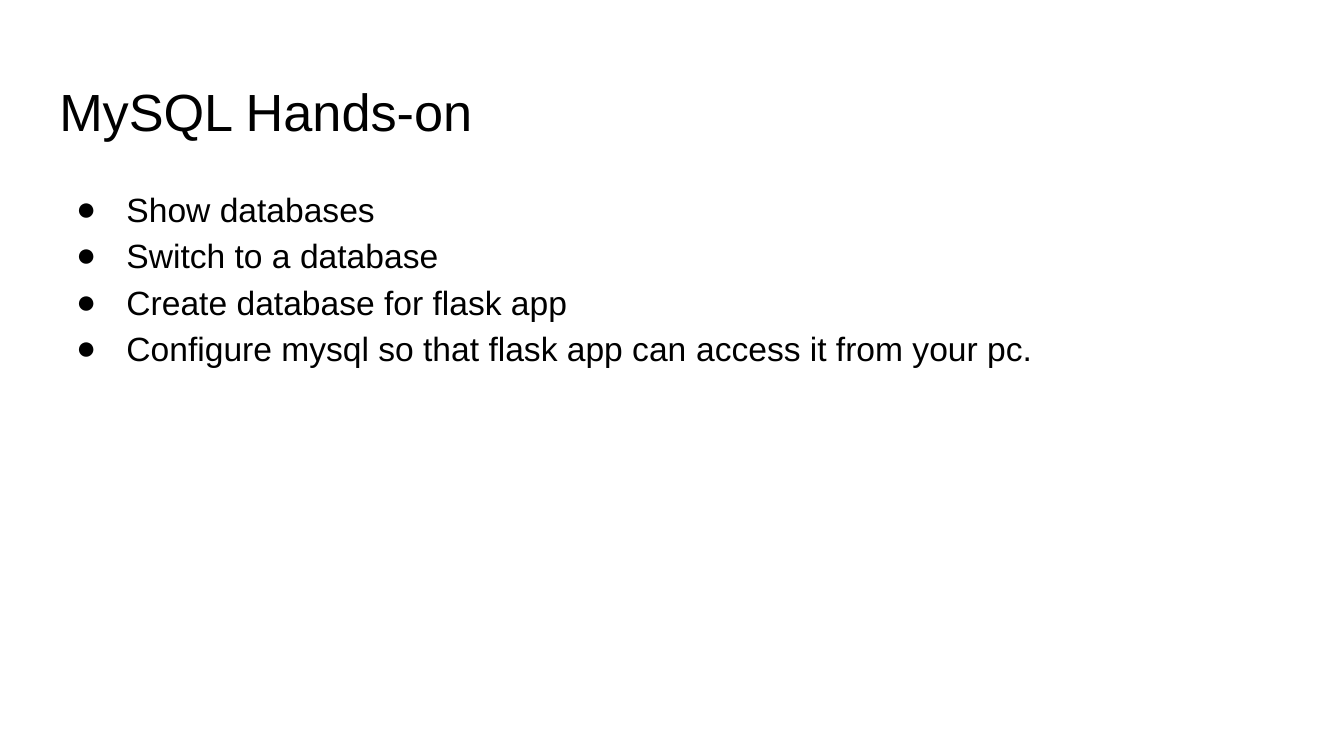
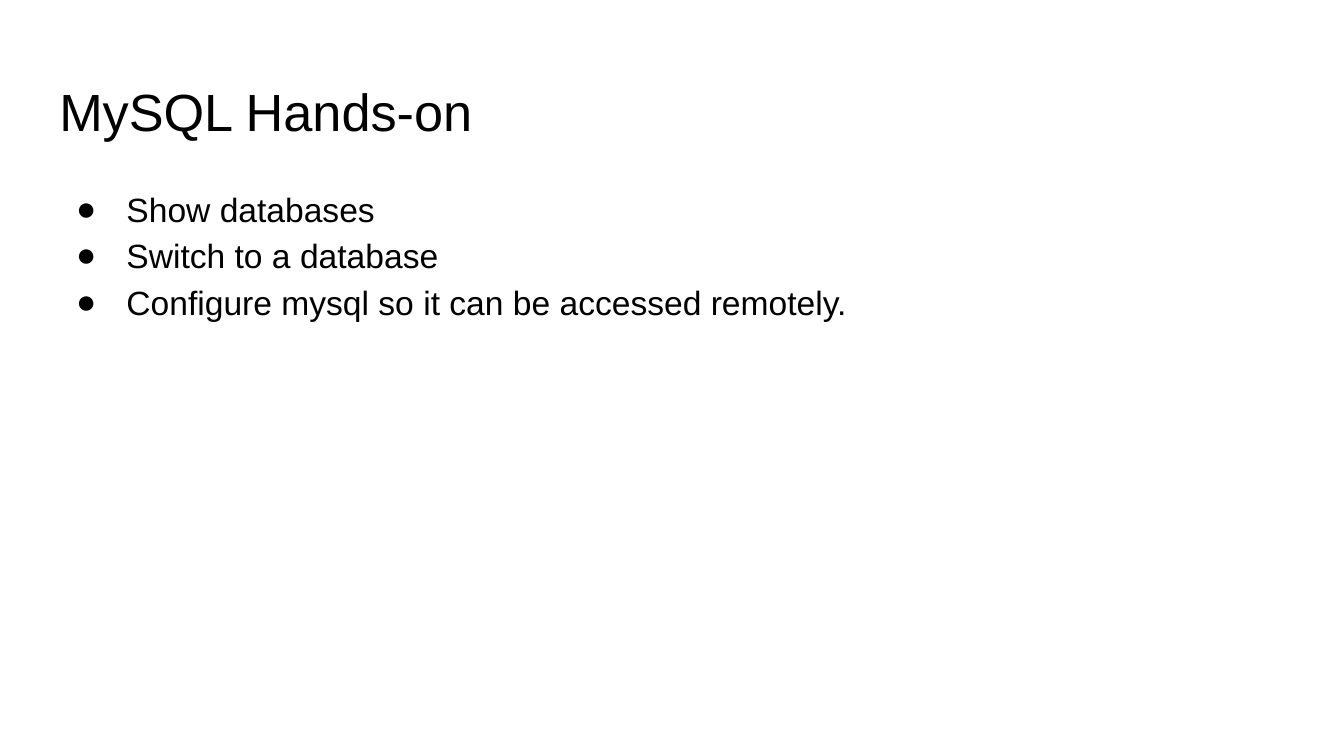
Before and after one commit to v1shva/sutd-big-data-lab-1, a slide deck: slide 20 of MySQL-AWS.pptx (slide 19 before the commit). Drawn at 1344x756 pixels with LibreOffice and Linux fonts; fonts in the diff are those of the drawing. Boxes give left, top, right and bottom in pixels: in the first picture for what was removed or moved away, otherwise in the second. Text is boxed around its words. In the diff, an @@ line names an element or a change of style, - is before the commit and + after.

```diff
--- a/MySQL-AWS.pptx
+++ b/MySQL-AWS.pptx
@@ text at [126, 290, 847, 321]: text changed @@
-● Create database for flask app
-● Configure mysql so that flask app can access it from your pc.
+● Configure mysql so it can be accessed remotely.
```
Also in this commit, not shown: 2 other slides changed, 11 slides added, 5 other files.
